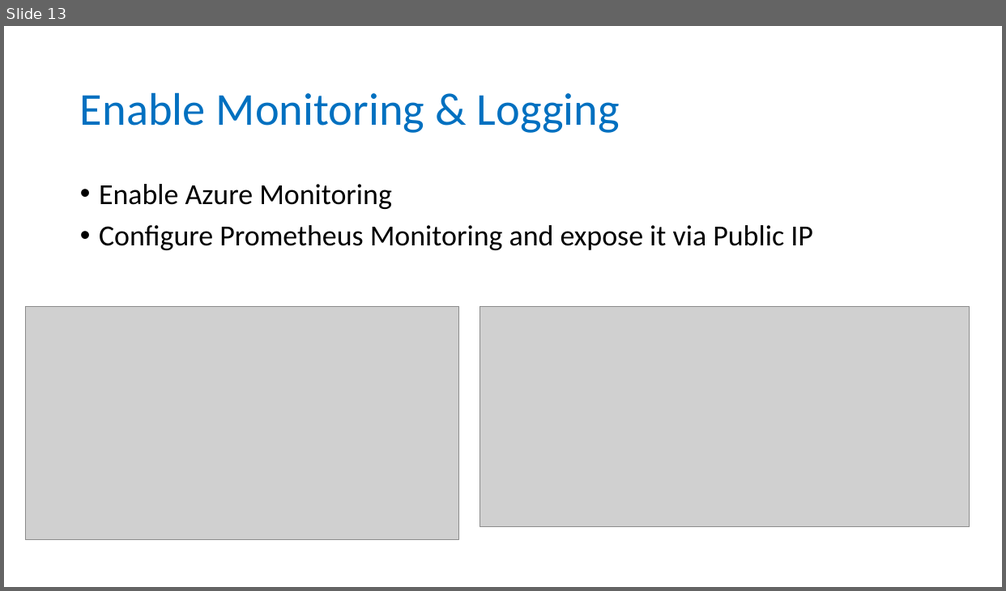
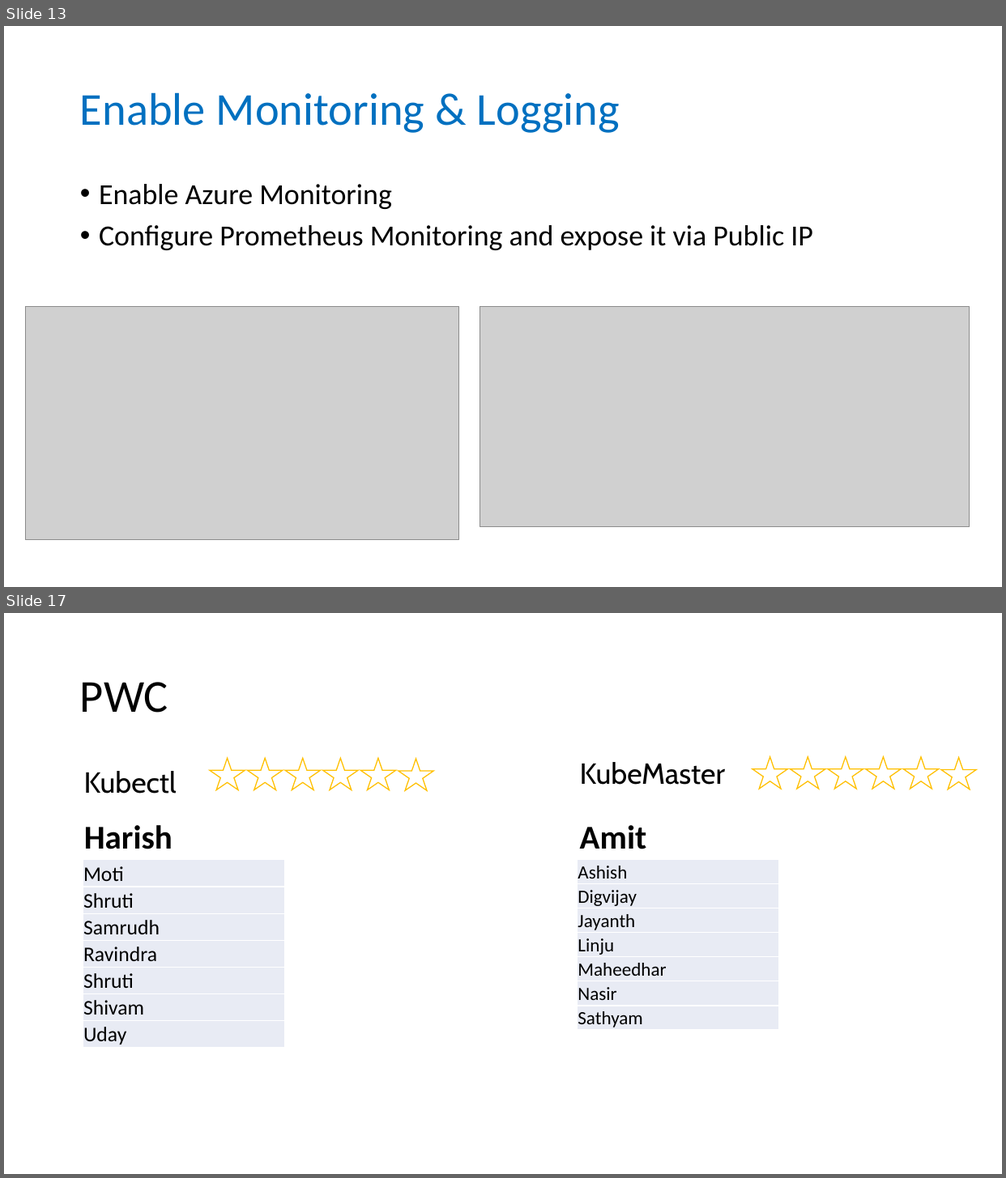
Before and after one commit to sumitkute/kubehack, a slide deck: assets/instructions/Azure Kubernetes Service HACKATON.pptx. Shown one above the other, each under a label of ours: slide 13 before the commit, slides 13 and 17 after it; the slides between them are not shown. The pictures are 1006x591 and 1006x1178 pixels, drawn with LibreOffice and Linux fonts; fonts in the diff are those of the drawing; grey boxes stand for pictures. Boxes give left, top, right and bottom in pixels: in the first picture for what was removed or moved away, otherwise in the second. Text is boxed around its words. In the diff, an @@ line names an element or a change of style, - is before the commit and + after.

```diff
--- a/assets/instructions/Azure Kubernetes Service HACKATON.pptx
+++ b/assets/instructions/Azure Kubernetes Service HACKATON.pptx
@@ slide 17 added at (x1=4, y1=613, x2=1002, y2=1174), background #FFFFFF @@
@@ title added at (x1=80, y1=682, x2=168, y2=713), 44 pt, text #000000 @@
+PWC
@@ group added at (x1=752, y1=756, x2=977, y2=790): 6 stars @@
@@ text added at (x1=84, y1=771, x2=177, y2=794), 28 pt, text #000000 @@
+Kubectl
@@ group added at (x1=210, y1=758, x2=434, y2=791): 6 stars @@
@@ text added at (x1=580, y1=762, x2=725, y2=785), 28 pt, text #000000 @@
+KubeMaster
@@ text added at (x1=84, y1=825, x2=172, y2=850), 32 pt, text #000000, bold @@
+Harish
@@ text added at (x1=580, y1=825, x2=647, y2=850), 32 pt, text #000000, bold @@
+Amit
@@ table added at (x1=83, y1=860, x2=284, y2=1048), 7 rows, 1 columns @@
+Moti
+Shruti
+Samrudh
+Ravindra
+Shruti
+Shivam
+Uday
@@ table added at (x1=577, y1=860, x2=779, y2=1031), 7 rows, 1 columns @@
+Ashish
+Digvijay
+Jayanth
+Linju
+Maheedhar
+Nasir
+Sathyam
```
Also in this commit, not shown: 2 slides changed, 8 other slides added, 3 other files.
